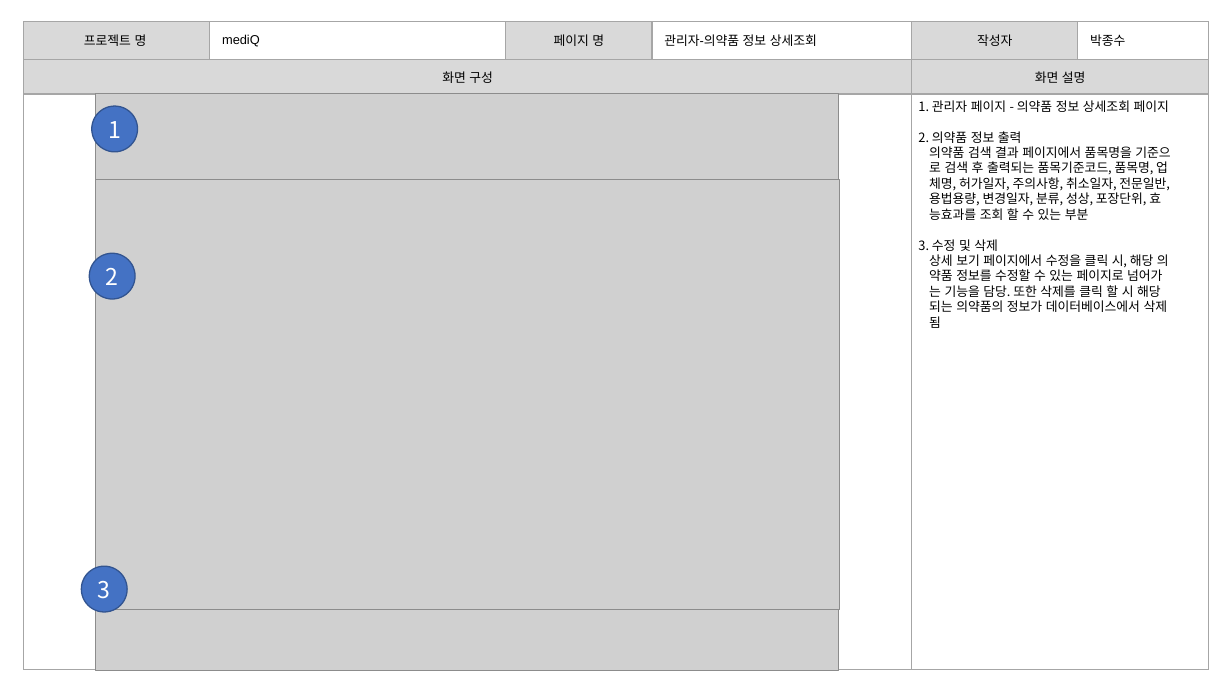
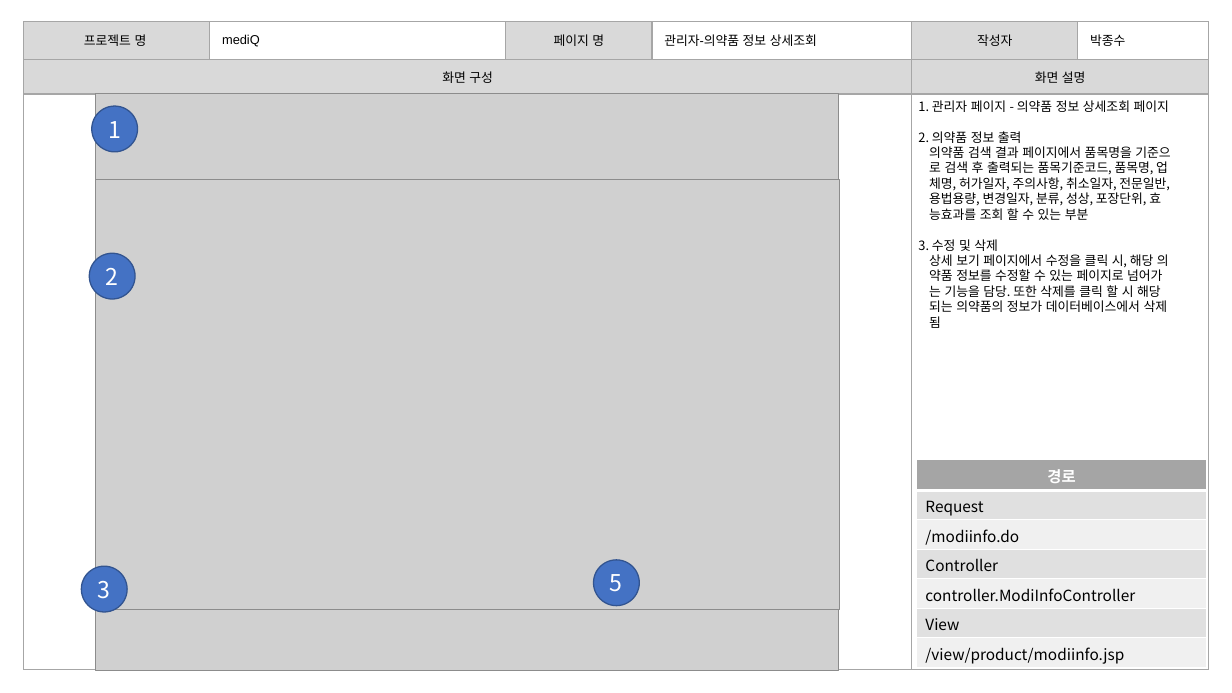
Before and after one commit to burnyst/mediQ, a slide deck: slide 43 of doc/0빅데이터분석프로젝트(공용)/[06] 스토리보드.pptx. Drawn at 1232x693 pixels with LibreOffice and Linux fonts; fonts in the diff are those of the drawing; grey boxes stand for pictures. Boxes give left, top, right and bottom in pixels: in the first picture for what was removed or moved away, otherwise in the second. Text is boxed around its words. In the diff, an @@ line names an element or a change of style, - is before the commit and + after.

```diff
--- a/doc/0빅데이터분석프로젝트(공용)/[06] 스토리보드.pptx
+++ b/doc/0빅데이터분석프로젝트(공용)/[06] 스토리보드.pptx
@@ table added at bbox=[917, 460, 1208, 668], 7 rows, 1 columns @@
+경로
+Request
+/modiinfo.do
+Controller
+controller.ModiInfoController
+View
+/view/product/modiinfo.jsp
@@ ellipse added at bbox=[593, 560, 640, 606], fill #4472C4, outline #325491 1 pt, 18 pt, text #FFFFFF @@
+5
```
Also in this commit, not shown: 4 other slides changed, 1 other file.
